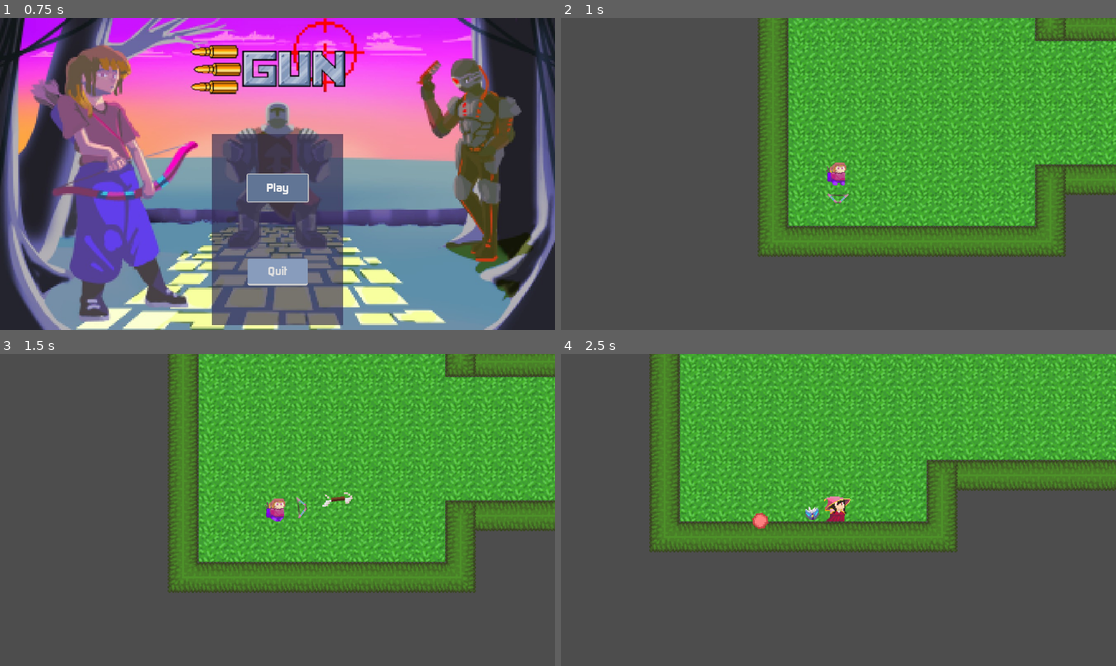
Above: before the commit, frames 1-4 (two rows, left to right).
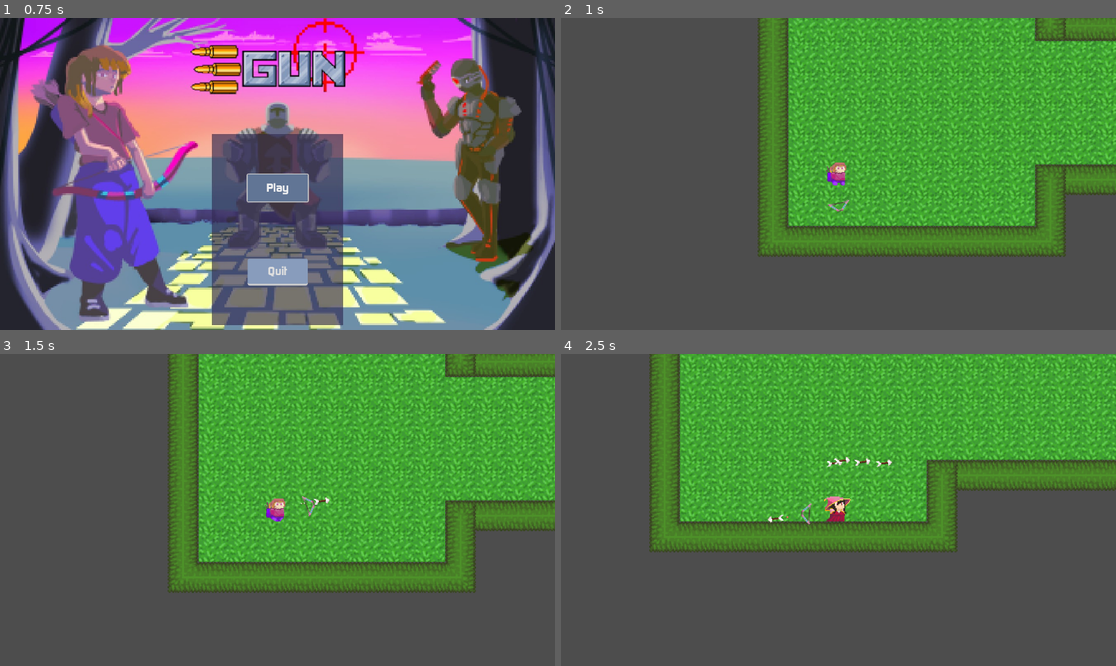
Above: after the commit, the same moments.

Repository: felixtjahyadi/halustudio
Game: Godot game, scene res://scenes/Utils/title.tscn
Two runs of this game, one before a commit and one after it. Both use one fixed random seed, a clock stepped at 60 frames per second and the inputs below. Sound files missing from this copy of the repository are replaced by a short silence.
Inputs (mouse positions are in pixels of both pictures, inside the frame that each line leads up to):
- Up to frame 1 (0.75 s): click "Play" at 0.5 s
- Up to frame 2 (1 s): no input
- Up to frame 3 (1.5 s): move the mouse to (399, 494) at 1.27 s; press the mouse at (399, 494) at 1.28 s; hold D (right) from 1.28 s (still down)
- Up to frame 4 (2.5 s): tap Space (melee) at 1.55, 2.1 s; move the mouse to (727, 525) at 2.02 s; release D (right) at 2.03 s; release the mouse at (727, 525) at 2.03 s; hold S (down) from 2.03 s (still down); click (727, 525) at 2.3 s

Frame 1 is identical in both runs. In frame 2, 0.1% of the frame differs, in the area x 47-52%, y 56-63%; in frame 3, 0.2%; in frame 4, 0.4%, in the area x 34-60%, y 32-57%.

Commit message:
refactor: add new Weapon scene and Weapon & Projectile Resources

Diff:
--- /dev/null
+++ b/resources/Projectiles/Arrow.tres
@@ -0,0 +1,10 @@
+[gd_resource type="Resource" script_class="Projectile" load_steps=3 format=3 uid="uid://7bys8i06wijs"]
+
+[ext_resource type="Script" path="res://resources/Projectiles/Projectile.gd" id="1_810ew"]
+[ext_resource type="Texture2D" uid="uid://bdd2ahb6um4rw" path="res://assets/Projectile/arrow.png" id="2_nsra6"]
+
+[resource]
+script = ExtResource("1_810ew")
+name = "Arrow"
+texture = ExtResource("2_nsra6")
+modulate = Color(1, 1, 1, 1)
--- /dev/null
+++ b/resources/Projectiles/Bullet.tres
@@ -0,0 +1,10 @@
+[gd_resource type="Resource" script_class="Projectile" load_steps=3 format=3 uid="uid://f7ab8iihdlp2"]
+
+[ext_resource type="Script" path="res://resources/Projectiles/Projectile.gd" id="1_ekol8"]
+[ext_resource type="Texture2D" uid="uid://djcsm80dw7bfo" path="res://assets/Projectile/bullet.png" id="2_4o1ao"]
+
+[resource]
+script = ExtResource("1_ekol8")
+name = "Bullet"
+texture = ExtResource("2_4o1ao")
+passEnemy = false
--- /dev/null
+++ b/resources/Projectiles/MagicBall.tres
@@ -0,0 +1,11 @@
+[gd_resource type="Resource" script_class="Projectile" load_steps=3 format=3 uid="uid://dllx0k7p08kob"]
+
+[ext_resource type="Script" path="res://resources/Projectiles/Projectile.gd" id="1_w7obj"]
+[ext_resource type="Texture2D" uid="uid://c5oqhxjggovqr" path="res://assets/Projectile/magic_ball.png" id="2_4tskr"]
+
+[resource]
+script = ExtResource("1_w7obj")
+name = "Magic Ball"
+texture = ExtResource("2_4tskr")
+passEnemy = false
+modulate = Color(1, 1, 1, 1)
--- /dev/null
+++ b/resources/Projectiles/Projectile.gd
@@ -0,0 +1,10 @@
+extends Resource
+
+class_name Projectile
+
+@export var name : String
+@export var texture : Texture2D
+@export var modulate : Color = Color.WHITE
+
+@export_group("Transform")
+@export var scale : Vector2 = Vector2(1, 1)
--- /dev/null
+++ b/resources/Weapons/Book.tres
@@ -0,0 +1,25 @@
+[gd_resource type="Resource" script_class="Weapon" load_steps=4 format=3 uid="uid://c6vfbyai3j7a2"]
+
+[ext_resource type="Resource" uid="uid://dllx0k7p08kob" path="res://resources/Projectiles/MagicBall.tres" id="1_6c78d"]
+[ext_resource type="Script" path="res://resources/Weapons/Weapon.gd" id="1_rl5be"]
+[ext_resource type="Texture2D" uid="uid://c8by2gqvdx4b7" path="res://assets/Weapons/book.png" id="3_sebxx"]
+
+[resource]
+script = ExtResource("1_rl5be")
+name = "book"
+texture = ExtResource("3_sebxx")
+baseDamage = 2.2
+attackInterval = 0.6
+attackCount = 1
+type = "range"
+rarity = 1
+damageBonus = 1.2
+rotation = 0.0
+scale = Vector2(2, 2)
+projectile = ExtResource("1_6c78d")
+projectileScale = Vector2(1, 1)
+projectileSpeed = 100.0
+projectileRange = 600.0
+passEnemy = false
+attackType = "slash"
+attackScale = 1.0
--- /dev/null
+++ b/resources/Weapons/Bow.tres
@@ -0,0 +1,25 @@
+[gd_resource type="Resource" script_class="Weapon" load_steps=4 format=3 uid="uid://y8hujqw40pki"]
+
+[ext_resource type="Resource" uid="uid://7bys8i06wijs" path="res://resources/Projectiles/Arrow.tres" id="1_43dhm"]
+[ext_resource type="Script" path="res://resources/Weapons/Weapon.gd" id="1_fom7r"]
+[ext_resource type="Texture2D" uid="uid://b561hydikthvs" path="res://assets/Weapons/bow.png" id="3_xr3my"]
+
+[resource]
+script = ExtResource("1_fom7r")
+name = "Bow"
+texture = ExtResource("3_xr3my")
+baseDamage = 1.2
+attackInterval = 0.2
+attackCount = 1
+type = "range"
+rarity = 1
+damageBonus = 1.2
+rotation = -45.0
+scale = Vector2(2, 2)
+projectile = ExtResource("1_43dhm")
+projectileScale = Vector2(1, 1)
+projectileSpeed = 100.0
+projectileRange = 600.0
+passEnemy = false
+attackType = "slash"
+attackScale = 1.0
--- /dev/null
+++ b/resources/Weapons/Gun.tres
@@ -0,0 +1,25 @@
+[gd_resource type="Resource" script_class="Weapon" load_steps=4 format=3 uid="uid://dfo5pbgjofu2f"]
+
+[ext_resource type="Resource" uid="uid://f7ab8iihdlp2" path="res://resources/Projectiles/Bullet.tres" id="1_grnkx"]
+[ext_resource type="Script" path="res://resources/Weapons/Weapon.gd" id="1_w2sa6"]
+[ext_resource type="Texture2D" uid="uid://n8y0hk7tyohu" path="res://assets/Weapons/Gun.png" id="3_ha8hb"]
+
+[resource]
+script = ExtResource("1_w2sa6")
+name = "Gun"
+texture = ExtResource("3_ha8hb")
+baseDamage = 2.0
+attackInterval = 0.5
+attackCount = 1
+type = "range"
+rarity = 1
+damageBonus = 1.5
+rotation = 0.0
+scale = Vector2(2, 2)
+projectile = ExtResource("1_grnkx")
+projectileScale = Vector2(1, 1)
+projectileSpeed = 100.0
+projectileRange = 600.0
+passEnemy = false
+attackType = "slash"
+attackScale = 1.0
--- /dev/null
+++ b/resources/Weapons/Weapon.gd
@@ -0,0 +1,33 @@
+extends Resource
+
+class_name Weapon
+
+@export var name : String = "Weapon"
+@export var texture : Texture2D = load("res://assets/Weapons/bow.png")
+@export var baseDamage : float = 1.2
+@export var attackInterval : float = 1.2
+@export var attackCount : int = 1
+@export_enum("range", "melee") var type : String = "range"
+
+@export_group("Rarity")
+@export_enum("common:1", "uncommon:2", "rare:3", "epic:4", "legendary:5") var rarity : int = 1
+@export var damageBonus : float = 1.2
+
+@export_group("Transform")
+@export_range(-360, 360) var rotation : float = 0
+@export var scale : Vector2 = Vector2(2, 2)
+
+@export_group("Range Properties")
+@export var projectile : Projectile = load("res://resources/Projectiles/Arrow.tres")
+@export var projectileScale : Vector2 = Vector2(1, 1)
+@export var projectileSpeed : float = 1000.0
+@export var projectileRange : float = 600.0
+@export var passEnemy : bool = false
+
+@export_group("Melee Properties")
+@export_enum("slash", "wide slash") var attackType : String = "slash"
+@export var attackScale : float = 1
+
+
+func get_damage():
+	return baseDamage + (damageBonus * rarity)
--- /dev/null
+++ b/scenes/Weapons/Projectiles/Projectile.tscn
@@ -0,0 +1,28 @@
+[gd_scene load_steps=5 format=3 uid="uid://fsewta3vbbrg"]
+
+[ext_resource type="Script" path="res://scripts/Weapons/Projectiles/Projectile.gd" id="1_mkp3v"]
+[ext_resource type="Texture2D" uid="uid://bdd2ahb6um4rw" path="res://assets/Projectile/arrow.png" id="1_yb7iv"]
+[ext_resource type="PackedScene" uid="uid://bkbvcv4mo1rxs" path="res://scenes/Weapons/Projectiles/ProjectileHitBox.tscn" id="3_wixkm"]
+
+[sub_resource type="CapsuleShape2D" id="CapsuleShape2D_rnxlr"]
+radius = 8.0
+height = 16.0
+
+[node name="Projectile" type="RigidBody2D"]
+collision_layer = 4
+collision_mask = 4
+gravity_scale = 0.0
+max_contacts_reported = 1
+contact_monitor = true
+script = ExtResource("1_mkp3v")
+
+[node name="ProjectileSprite" type="Sprite2D" parent="."]
+texture = ExtResource("1_yb7iv")
+
+[node name="CollisionShape2D" type="CollisionShape2D" parent="."]
+rotation = 1.5708
+shape = SubResource("CapsuleShape2D_rnxlr")
+
+[node name="ProjectileHitBox" parent="." instance=ExtResource("3_wixkm")]
+
+[editable path="ProjectileHitBox"]
--- /dev/null
+++ b/scenes/Weapons/Projectiles/ProjectileHitBox.tscn
@@ -0,0 +1,16 @@
+[gd_scene load_steps=3 format=3 uid="uid://bkbvcv4mo1rxs"]
+
+[ext_resource type="Script" path="res://scripts/Weapons/Projectiles/ProjectileHitBox.gd" id="1_r3bw3"]
+
+[sub_resource type="CapsuleShape2D" id="CapsuleShape2D_yg63x"]
+radius = 8.0
+height = 16.0
+
+[node name="ProjectileHitBox" type="Area2D" groups=["attack"]]
+collision_layer = 4
+collision_mask = 4
+script = ExtResource("1_r3bw3")
+
+[node name="CollisionShape2D" type="CollisionShape2D" parent="."]
+rotation = 1.5708
+shape = SubResource("CapsuleShape2D_yg63x")
--- /dev/null
+++ b/scenes/Weapons/Weapon_new.tscn
@@ -0,0 +1,29 @@
+[gd_scene load_steps=5 format=3 uid="uid://t7um6uwx4hcj"]
+
+[ext_resource type="Script" path="res://scripts/Weapons/Weapon.gd" id="1_88djt"]
+[ext_resource type="Resource" uid="uid://y8hujqw40pki" path="res://resources/Weapons/Bow.tres" id="2_gnrpx"]
+[ext_resource type="Texture2D" uid="uid://b561hydikthvs" path="res://assets/Weapons/bow.png" id="3_i41c0"]
+
+[sub_resource type="CapsuleShape2D" id="CapsuleShape2D_n3prf"]
+radius = 8.0
+height = 16.0
+
+[node name="Weapon" type="Node2D"]
+script = ExtResource("1_88djt")
+weapon = ExtResource("2_gnrpx")
+
+[node name="Camera2D" type="Camera2D" parent="."]
+
+[node name="WeaponNode" type="Node2D" parent="."]
+
+[node name="WeaponSprite" type="Sprite2D" parent="WeaponNode"]
+texture = ExtResource("3_i41c0")
+
+[node name="ProjectileSpawnPosition" type="Marker2D" parent="."]
+
+[node name="PlayerDetector" type="Area2D" parent="."]
+
+[node name="CollisionShape2D" type="CollisionShape2D" parent="PlayerDetector"]
+shape = SubResource("CapsuleShape2D_n3prf")
+
+[connection signal="body_entered" from="PlayerDetector" to="." method="_on_player_detector_body_entered"]
--- a/scripts/Weapon.gd
+++ b/scripts/Weapon.gd
@@ -1,5 +1,5 @@
 extends Node2D
-class_name Weapon
+#class_name Weapon
 
 @export var on_floor: bool = false
 
--- /dev/null
+++ b/scripts/Weapons/Projectiles/Projectile.gd
@@ -0,0 +1,35 @@
+extends RigidBody2D
+
+var projectile_range: int
+var start_position: Vector2
+
+func setup(start: Vector2, max_range: int):
+	projectile_range = max_range
+	start_position = start
+
+func setup_texture(new_texture: Texture2D, new_scale: Vector2):
+	$ProjectileSprite.texture = new_texture
+	$ProjectileSprite.scale = new_scale
+
+func _process(_delta):
+	handle_bullet_out_of_range()
+
+func handle_bullet_out_of_range():
+	if start_position.distance_to(get_global_position()) > projectile_range:
+		queue_free()
+
+func _on_body_entered(body):
+	var hit_player = body.is_in_group('player')
+	if hit_player: return
+
+	var hit_tile_map = body is TileMap
+	if hit_tile_map:
+		queue_free()
+		return
+
+	var hit_enemy = body.is_in_group('enemy')
+	if hit_enemy:
+		# TODO: call enemy get_damage() function
+		# Don't forget to set enemy scene's group
+		# For now I set it to delete when collide with enemy scene
+		queue_free()
--- /dev/null
+++ b/scripts/Weapons/Projectiles/ProjectileHitBox.gd
@@ -0,0 +1,28 @@
+extends Area2D
+
+var level = 1
+var hp = 1
+var speed = 100
+@export var damage = 100
+var knock_back = 100
+var size = 1.0
+
+var target = Vector2.ZERO
+var angle = Vector2.ZERO
+
+@onready var player = get_tree().get_first_node_in_group("player")
+
+signal remove_from_array(object)
+
+func _ready():
+	hp = 1
+	speed = 100
+	damage = damage
+	knock_back = 100
+	size = 1.0
+
+func enemy_hit(charge = 1):
+	hp -= charge
+	if hp <= 0:
+		emit_signal("remove_from_array", self)
+		queue_free()
--- /dev/null
+++ b/scripts/Weapons/Weapon.gd
@@ -0,0 +1,101 @@
+extends Node2D
+
+@export var weapon : Weapon
+@export var rangeToPlayer : float = 30
+
+@export var onFloor: bool = false
+
+@onready var weaponNode : Node2D = $WeaponNode
+@onready var weaponSprite : Sprite2D = $WeaponNode/WeaponSprite
+
+@onready var playerDetector: Area2D = $PlayerDetector
+
+## melee ##
+
+## range ##
+@onready var projectileScene : PackedScene = load("res://scenes/Weapons/Projectiles/Projectile.tscn")
+@onready var projectileSpawnPosition: Marker2D = $ProjectileSpawnPosition
+var canShoot = true
+
+func _ready():
+	weaponSprite.texture = weapon.texture
+	weaponSprite.rotation = weapon.rotation
+	weaponSprite.position.x = rangeToPlayer
+
+	scale = weapon.scale
+
+	var new_transform = Transform2D()
+	new_transform.origin = Vector2(rangeToPlayer, 0)
+	projectileSpawnPosition.transform = new_transform
+
+	if not onFloor:
+		playerDetector.set_collision_mask_value(1, false)
+		playerDetector.set_collision_mask_value(2, false)
+
+func get_input():
+	pass
+
+func get_texture():
+	return get_node("WeaponNode/WeaponSprite").texture
+
+func _process(_delta):
+	_handle_mouse_direction()
+	_handle_attack_input()
+
+func _handle_mouse_direction():
+	var mouse_direction: Vector2 = (get_global_mouse_position() - global_position).normalized()
+	rotation = mouse_direction.angle()
+	if scale.y > 0 and mouse_direction.x < 0:
+		scale.y *= -1
+	elif scale.y < 0 and mouse_direction.x > 0:
+		scale.y *= -1
+
+func _handle_attack_input():
+	if Input.is_action_pressed("click") and canShoot:
+		_attack()
+		_attack_cooldown()
+
+# attack #
+func _attack():
+	_melee_attack() if weapon.type == "melee" else _range_attack()
+
+## melee ##
+func _melee_attack():
+	pass
+
+## melee ##
+
+## range ##
+func _range_attack():
+	_spawn_projectile()
+
+func _spawn_projectile():
+	look_at(get_global_mouse_position())
+	var projectile_spawn_position = projectileSpawnPosition.get_global_position()
+
+	var projectile_instance = projectileScene.instantiate()
+
+	projectile_instance.setup(projectile_spawn_position, weapon.projectileRange)
+	projectile_instance.setup_texture(weapon.projectile.texture, weapon.projectile.scale)
+
+	projectile_instance.position = projectile_spawn_position
+	projectile_instance.rotation_degrees = rotation_degrees
+	projectile_instance.apply_impulse(Vector2(weapon.projectileSpeed, 0).rotated(rotation))
+	get_tree().get_root().add_child(projectile_instance)
+
+func _attack_cooldown():
+	canShoot = false
+	await get_tree().create_timer(weapon.attackInterval).timeout
+	canShoot = true
+
+## range ##
+# attack #
+
+func _on_player_detector_body_entered(body: CharacterBody2D):
+	if body != null:
+		playerDetector.set_collision_mask_value(1, false)
+		playerDetector.set_collision_mask_value(2, false)
+		body.pick_up_weapon(self)
+		position = Vector2.ZERO
+	else:
+		playerDetector.set_collision_mask_value(2, true)
Binary file changed: assets/Projectile/arrow.png
Binary file changed: assets/Projectile/bullet.png
Binary file changed: assets/Projectile/magic_ball.png
